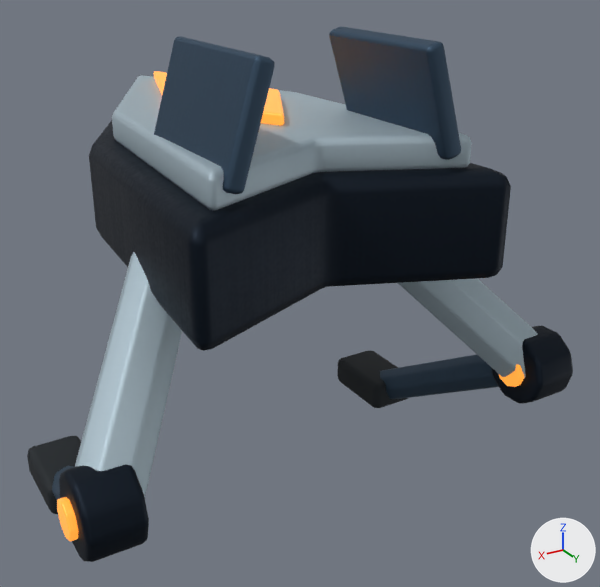
The Blender file art/bastion-3d/models/Enemies/t2_runner.blend, before and after one commit.
One viewpoint serves both versions: a 50 mm lens placed at (1.13, 2.22, 1.68), pointed at (-0.18, 0.04, 0.59). The axes (+X, +Y, +Z) are drawn at lower right. The lights are the same throughout. The picture after the commit comes second.

Objects in the first picture: 'Contact_pad', 'Contact_pad.001', 'Dorsal_core', 'Joint_light', 'Joint_light.001', 'Kite_armor', 'Kite_hull', 'Knee_bearing', 'Knee_bearing.001', 'Lower_link', 'Lower_link.001', 'Upper_link', 'Upper_link.001', 'Vector_fin', 'Vector_fin.001'.
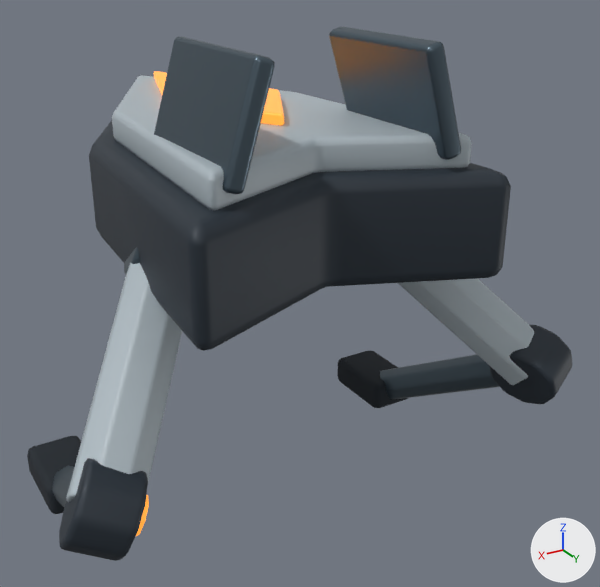
What changed in the scene script:
```text
Change mat_bastion_graphite:
    where n0 = _N.new('ShaderNodeBsdfPrincipled'); n0.name = 'Principled BSDF'
    n0.inputs[0].default_value: (0.0075, 0.0144, 0.0262, 1.0) -> (0.0222, 0.0331, 0.0467, 1.0)  # 'Base Color', dark blue #15202d -> 'Base Color', dark blue #29333d
    n0.inputs[1].default_value: 0.78 -> 0.16  # 'Metallic'
    remove n2 = _N.new('ShaderNodeTexImage'); n2.name = 'Alloy_Roughness'
    remove n2.image = img_alloy_roughness
    add n3 = _N.new('ShaderNodeTexImage'); n3.name = 'Bastion_Graphite_Roughness'
    add n3.image = img_bastion_graphite_roughness
    remove _L.new(n2.outputs[0], n0.inputs[2])  # 'Color' to 'Roughness'
    add _L.new(n3.outputs[0], n0.inputs[2])  # 'Color' to 'Roughness'
Change mat_bastion_ceramic:
    where n0 = _N.new('ShaderNodeBsdfPrincipled'); n0.name = 'Principled BSDF'
    remove n0.inputs[1].default_value = 0.42  # 'Metallic'
    n0.inputs[0].default_value: (0.402, 0.503, 0.565, 1.0) -> (0.423, 0.491, 0.533, 1.0)  # 'Base Color', light grey #aabcc6 -> 'Base Color', light grey #aebac1
    remove n2 = _N.new('ShaderNodeTexImage'); n2.name = 'Alloy_Roughness'
    remove n2.image = img_alloy_roughness
    add n3 = _N.new('ShaderNodeTexImage'); n3.name = 'Bastion_Ceramic_Roughness'
    add n3.image = img_bastion_ceramic_roughness
    remove _L.new(n2.outputs[0], n0.inputs[2])  # 'Color' to 'Roughness'
    add _L.new(n3.outputs[0], n0.inputs[2])  # 'Color' to 'Roughness'
Change mat_bastion_gunmetal:
    where n0 = _N.new('ShaderNodeBsdfPrincipled'); n0.name = 'Principled BSDF'
    n0.inputs[0].default_value: (0.0513, 0.0931, 0.147, 1.0) -> (0.0999, 0.141, 0.175, 1.0)  # 'Base Color', dark blue #40566b -> 'Base Color', greyish blue #596974
    n0.inputs[1].default_value: 0.78 -> 0.82  # 'Metallic'
    remove n2 = _N.new('ShaderNodeTexImage'); n2.name = 'Alloy_Roughness'
    remove n2.image = img_alloy_roughness
    add n3 = _N.new('ShaderNodeTexImage'); n3.name = 'Bastion_Gunmetal_Roughness'
    add n3.image = img_bastion_gunmetal_roughness
    remove _L.new(n2.outputs[0], n0.inputs[2])  # 'Color' to 'Roughness'
    add _L.new(n3.outputs[0], n0.inputs[2])  # 'Color' to 'Roughness'
Change ob_knee_bearing:
    ob_knee_bearing.rotation_euler: (0.0, 1.571, 0.0) -> (0.68, -1.031, -0.395)  # degrees (0, 90, 0) -> degrees (39, -59, -23)
Change ob_joint_light:
    ob_joint_light.location: (0.0855, 0.0, 0.0) -> (-0.0733, -0.0276, 0.0342)
    ob_joint_light.rotation_euler: (0.0, 1.571, 0.0) -> (0.68, -1.031, -0.395)  # degrees (0, 90, 0) -> degrees (39, -59, -23)
Change ob_hip_bearing_001:
    ob_hip_bearing_001.rotation_euler: (0.0, 1.571, 0.0) -> (0.68, -2.111, -1.115)  # degrees (0, 90, 0) -> degrees (39, -121, -64)
Change ob_knee_bearing_001:
    ob_knee_bearing_001.rotation_euler: (0.0, 1.571, 0.0) -> (0.68, -2.111, -1.115)  # degrees (0, 90, 0) -> degrees (39, -121, -64)
Change ob_joint_light_001:
    ob_joint_light_001.location: (0.0855, 0.0, 0.0) -> (-0.0733, 0.0276, -0.0342)
    ob_joint_light_001.rotation_euler: (0.0, 1.571, 0.0) -> (0.68, -2.111, -1.115)  # degrees (0, 90, 0) -> degrees (39, -121, -64)
```

What differs and where, as boxes [x1, y1, x2, y2] in the pictures (600 x 587 px):
'Kite_hull', surface changed (lighter): [89, 121, 511, 351] in both
'Kite_armor', surface changed: [112, 75, 470, 211] in both
'Vector_fin.001', surface changed: [154, 36, 275, 193] in both
'Vector_fin', surface changed: [329, 27, 461, 160] in both
'Knee_bearing.001', surface changed, turned (lighter): before [59, 464, 149, 562]; after [59, 458, 148, 561]
'Knee_bearing', surface changed, turned (lighter): before [491, 326, 573, 403]; after [489, 325, 572, 404]
'Lower_link', surface changed: [380, 354, 499, 397] in both
'Joint_light.001', moved, turned: before [57, 497, 78, 541]; after [136, 495, 149, 536]
'Joint_light', moved, turned (not visible afterwards): before [499, 364, 524, 387]
'Hip_bearing.001', surface changed, turned (not visible before): after [124, 247, 140, 274]
